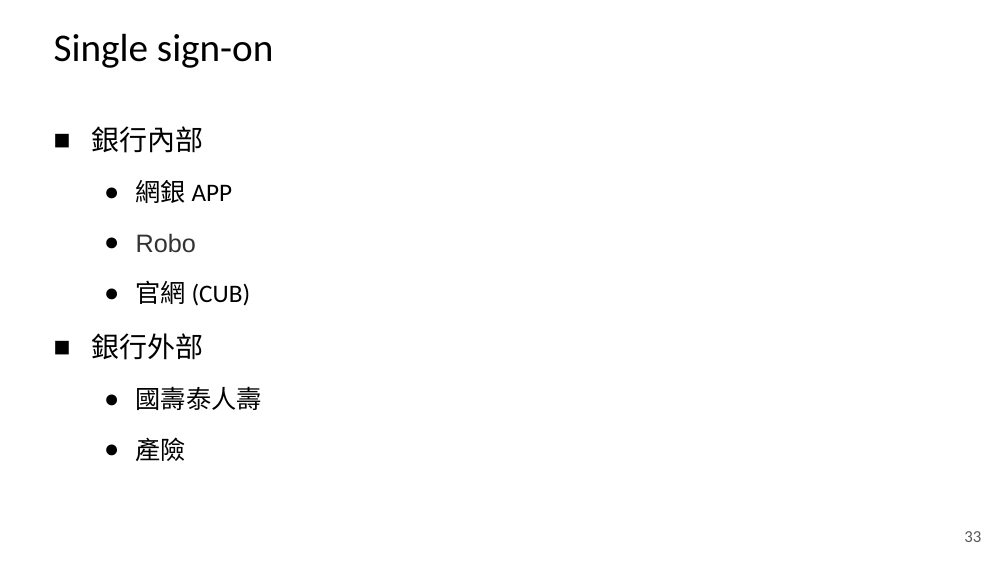
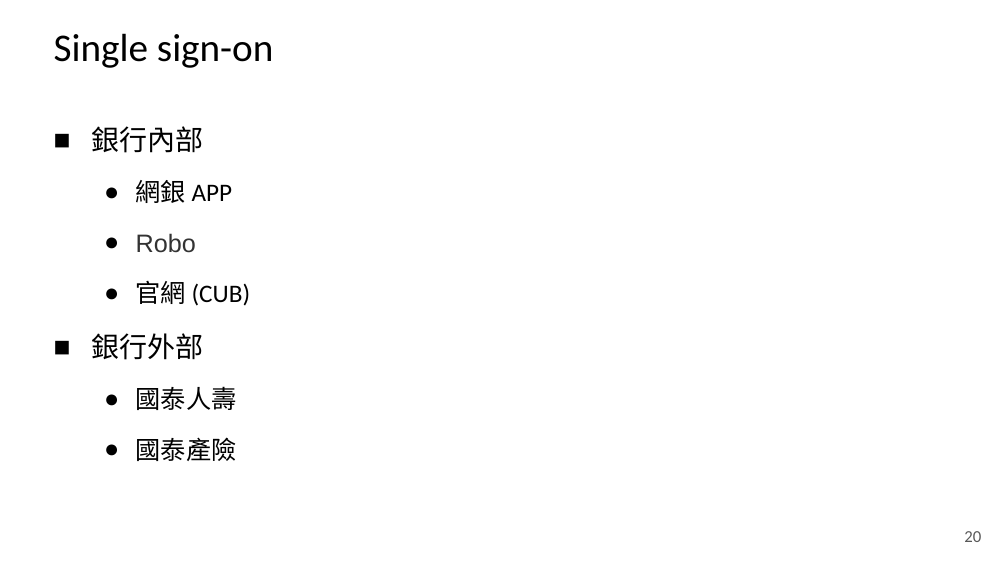
Before and after one commit to YuHaoLiaoTony/MyImage, a slide deck: slide 20 of Tony新人報告.pptx (slide 33 before the commit). Drawn at 1008x567 pixels with LibreOffice and Linux fonts; fonts in the diff are those of the drawing; background and template pictures are left out. Boxes give left, top, right and bottom in pixels: in the first picture for what was removed or moved away, otherwise in the second. Text is boxed around its words. In the diff, an @@ line names an element or a change of style, - is before the commit and + after.

```diff
--- a/Tony新人報告.pptx
+++ b/Tony新人報告.pptx
@@ text at <box>136,386,237,461</box>: text changed @@
-  ● 國壽泰人壽
-  ● 產險
+  ● 國泰人壽
+  ● 國泰產險
@@ page number at <box>964,531,981,542</box>: text changed @@
-33
+20
```
Also in this commit, not shown: 11 other slides changed, 16 slides removed, 8 other files.
